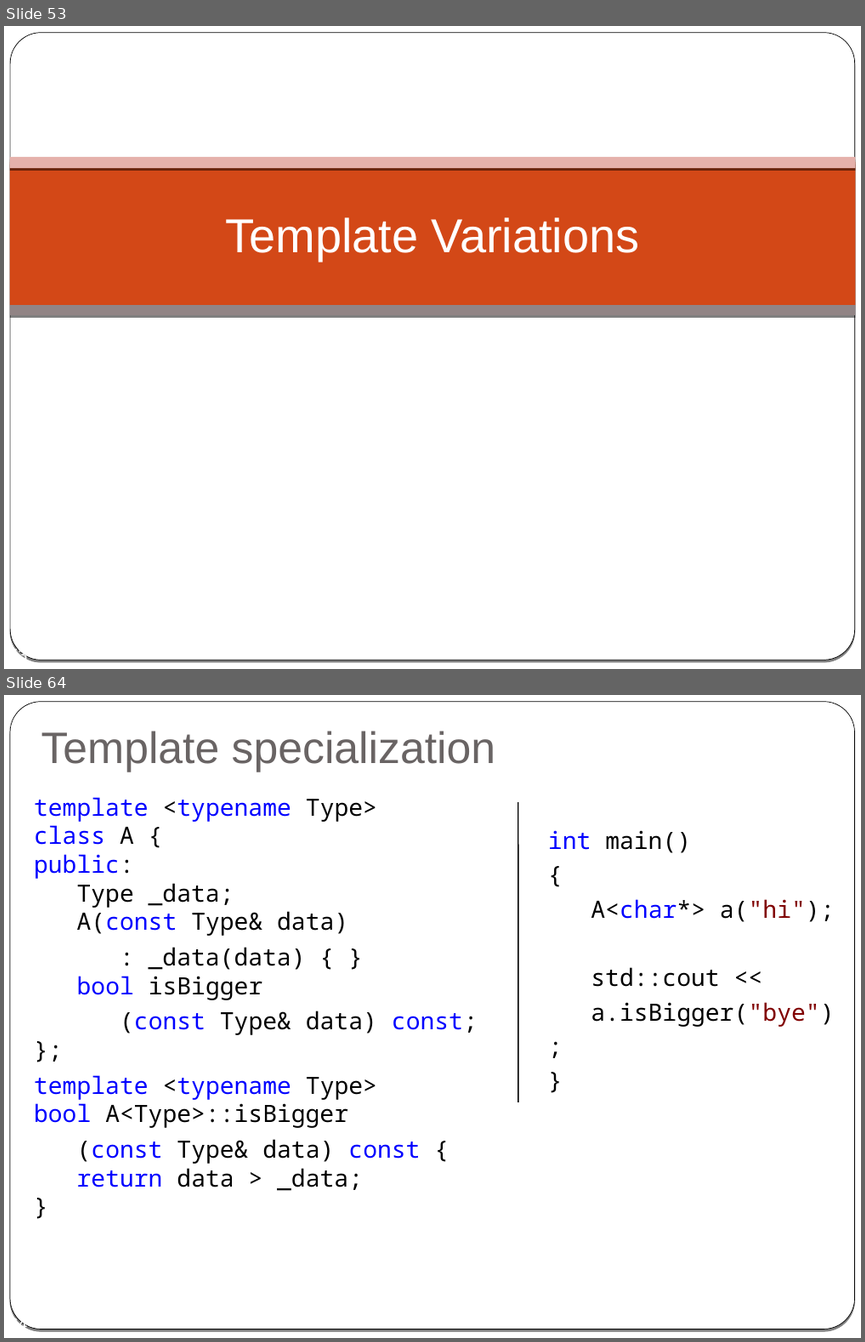
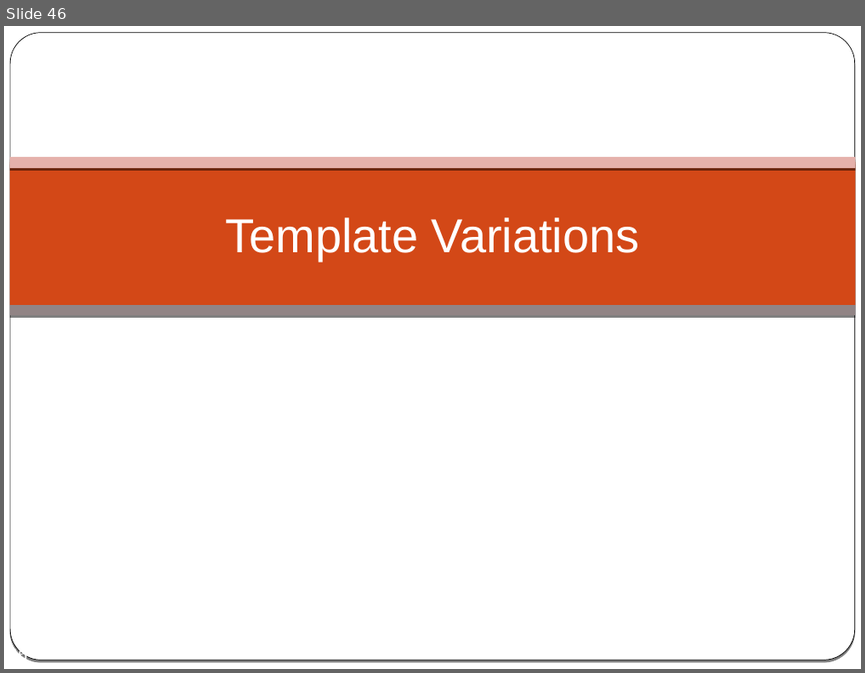
Before and after one commit to cpp-at-ariel/cpp-5778, a slide deck: week08-templates/slides.odp. Shown one above the other, each under a label of ours: slides 53 and 64 before the commit, slide 46 after it; the slides between them are not shown. The pictures are 865x1342 and 865x673 pixels, drawn with LibreOffice and Linux fonts; fonts in the diff are those of the drawing. Boxes give left, top, right and bottom in pixels: in the first picture for what was removed or moved away, otherwise in the second. Text is boxed around its words. In the diff, an @@ line names an element or a change of style, - is before the commit and + after.

```diff
--- a/week08-templates/slides.odp
+++ b/week08-templates/slides.odp
@@ slide 64 removed at (x1=4, y1=695, x2=861, y2=1338), background gradient #000000 to #FFFFFF; not listed: 2 template elements that a slide beside it also shows @@
@@ title removed at (x1=41, y1=731, x2=496, y2=772) @@
-Template specialization
@@ text removed at (x1=34, y1=797, x2=477, y2=1191) @@
-template <typename Type>
-class A {
-public:
-Type _data;
-A(const Type& data)
-: _data(data) { }
-bool isBigger
-(const Type& data) const;
-};
-template <typename Type>
-bool A<Type>::isBigger
-(const Type& data) const {
-return data > _data;
-}
@@ line removed from (518, 802) to (518, 1102) @@
@@ text removed at (x1=548, y1=830, x2=834, y2=1027) @@
-int main()
-{
-A<char*> a("hi");
-std::cout <<
-a.isBigger("bye");
-}
@@ page number removed at (x1=9, y1=1316, x2=28, y2=1328) @@
-64
@@ what was slide 53 is now slide 46 @@
@@ page number at (x1=9, y1=647, x2=28, y2=659): text changed @@
-53
+46
```
Also in this commit, not shown: 1 slide changed, 29 other slides removed, 16 other files.
